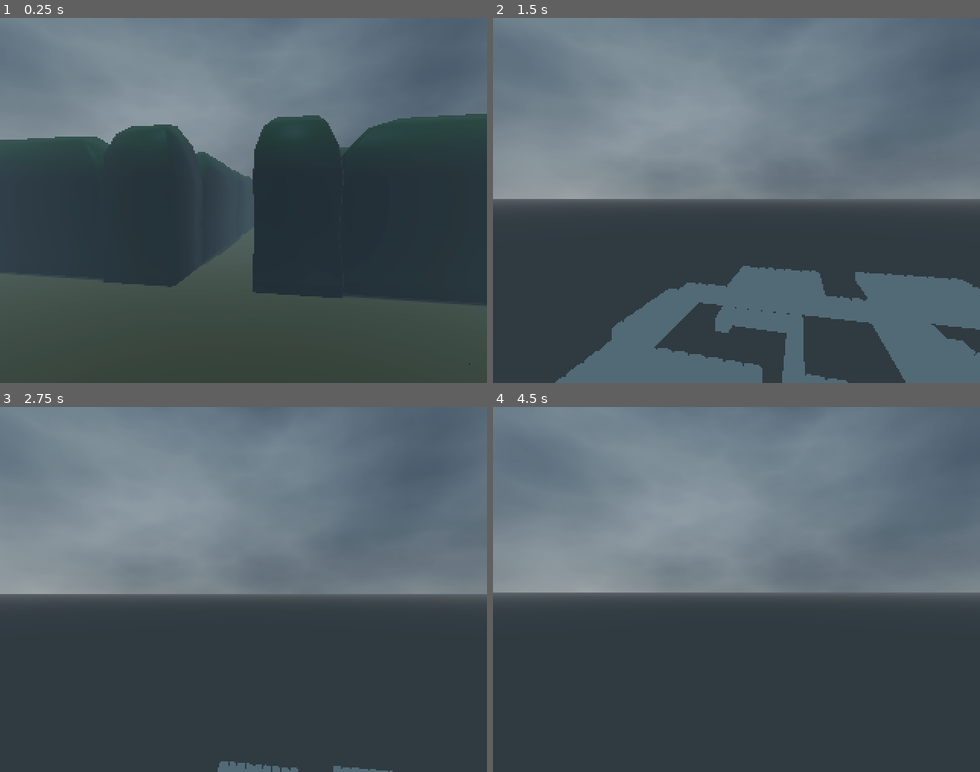
Above: before the commit, frames 1-4 (two rows, left to right).
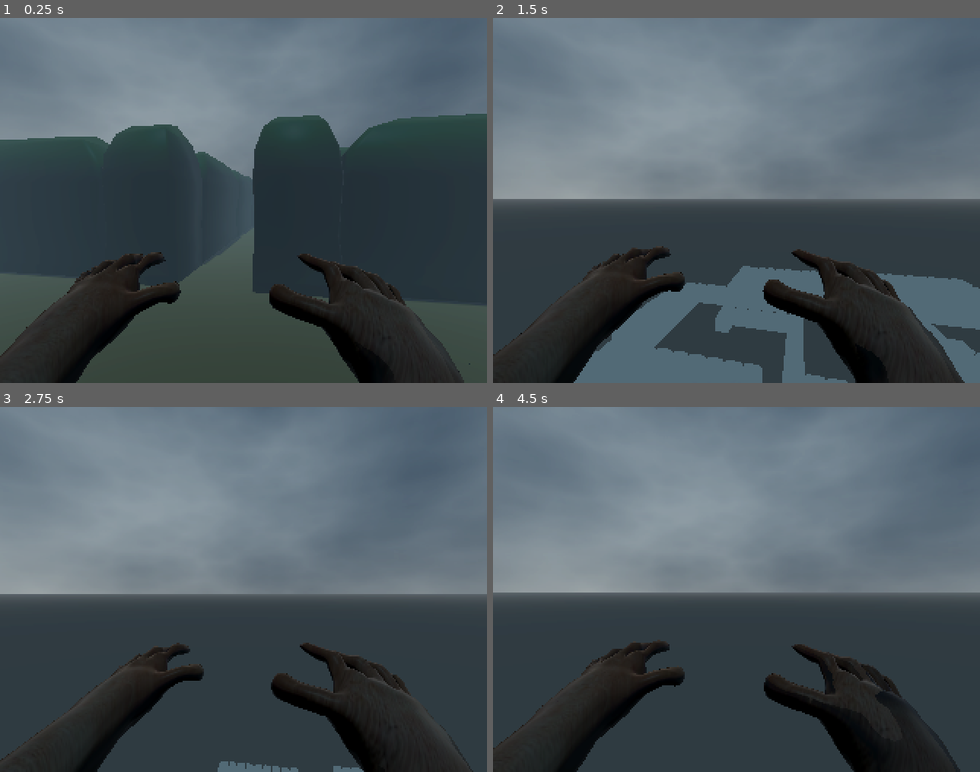
Above: after the commit, the same moments.

Repository: Pyrus-Ovn/Labyrint
Game: Godot game, scene res://Scenes/World.tscn
Two runs of this game, one before a commit and one after it. Both use one fixed random seed, a clock stepped at 60 frames per second and the inputs below.
Inputs (mouse positions are in pixels of both pictures, inside the frame that each line leads up to):
- Up to frame 1 (0.25 s): no input
- Up to frame 2 (1.5 s): move the mouse to (760, 200) at 0.52 s; hold E (Interact) 0.53-1.28 s; hold W (up) from 0.53 s (still down); click (760, 200) at 0.67 s; tap Space (jump) at 0.77 s; move the mouse to (712, 200) at 1.27 s; tap Ctrl (crouch) at 1.35 s; click (712, 200) at 1.42 s
- Up to frame 3 (2.75 s): keep holding W (up); tap Space (jump) at 1.52 s; move the mouse to (253, 582) at 2.02 s; hold Shift (sprint) from 2.03 s (still down); click (253, 582) at 2.17 s
- Up to frame 4 (4.5 s): keep holding W (up); move the mouse to (731, 596) at 2.77 s; release Shift (sprint) at 2.78 s; tap E (Interact) at 2.85 s; click (731, 596) at 2.92 s; tap Space (jump) at 3.02, 3.77 s; move the mouse to (775, 593) at 3.52 s; tap Ctrl (crouch) at 3.6 s; click (775, 593) at 3.67 s; move the mouse to (697, 585) at 4.27 s; tap Shift (sprint) at 4.35 s; click (697, 585) at 4.42 s

The runs differ from the first frame. In frame 1, 13% of the frame differs, in the area x 0-96%, y 64-100%; in frame 2, 13%, in the area x 0-97%, y 62-100%; in frame 3, 11%; in frame 4, 12%.

Commit message:
addedHands

Diff:
--- /dev/null
+++ b/Scenes/Player/left_hand.gd
@@ -0,0 +1,7 @@
+extends Node3D
+@onready var animation_player: AnimationPlayer = $left_hand_anim2/AnimationPlayer
+
+func play_grab():
+
+	animation_player.play("GRAB_hand")
+	animation_player.queue("IDLE_hand")
--- /dev/null
+++ b/Scenes/Player/left_hand.tscn
@@ -0,0 +1,20 @@
+[gd_scene load_steps=3 format=3 uid="uid://p7uftg6pda05"]
+
+[ext_resource type="Script" uid="uid://dvxtgeyc6fdwl" path="res://Scenes/Player/left_hand.gd" id="1_eh14e"]
+[ext_resource type="PackedScene" uid="uid://c34pd6whxay37" path="res://Assets/Geo/character/hands/left_hand_anim2.glb" id="3_uh6ws"]
+
+[node name="Left_Hand" type="Node3D"]
+script = ExtResource("1_eh14e")
+
+[node name="left_hand_anim2" parent="." instance=ExtResource("3_uh6ws")]
+
+[node name="geo_Vhånd_lukket" parent="left_hand_anim2/bone/geo_Vhånd_åben" index="0"]
+visible = false
+
+[node name="geo_Vhånd_åben" parent="left_hand_anim2/bone/Skeleton3D" index="0"]
+cast_shadow = 0
+
+[node name="AnimationPlayer" parent="left_hand_anim2" index="1"]
+autoplay = "IDLE_hand"
+
+[editable path="left_hand_anim2"]
--- /dev/null
+++ b/Scenes/Player/right_hand.tscn
@@ -0,0 +1,18 @@
+[gd_scene load_steps=2 format=3 uid="uid://dd8hu15op3nti"]
+
+[ext_resource type="PackedScene" uid="uid://b0um4eyx67afy" path="res://Assets/Geo/character/hands/right_hand_anim.glb" id="1_wnyb5"]
+
+[node name="Right_Hand" type="Node3D"]
+
+[node name="right_hand_anim" parent="." instance=ExtResource("1_wnyb5")]
+
+[node name="bone_001" parent="right_hand_anim" index="0"]
+transform = Transform3D(1, 0, 0, 0, 1, 0, 0, 0, 1, 0, 0, 0)
+
+[node name="geo_Hhånd_lukket" parent="right_hand_anim/bone_001/geo_Hhånd_åben" index="0"]
+visible = false
+
+[node name="AnimationPlayer" parent="right_hand_anim" index="1"]
+autoplay = "IDLE_hand"
+
+[editable path="right_hand_anim"]
--- a/Scenes/player.tscn
+++ b/Scenes/player.tscn
@@ -1,8 +1,8 @@
 [gd_scene load_steps=6 format=3 uid="uid://de75r7nowaybb"]
 
 [ext_resource type="Script" uid="uid://82nbde26me3j" path="res://Scripts/player.gd" id="1_sqbf5"]
-[ext_resource type="PackedScene" uid="uid://ba7s46eweq386" path="res://Scenes/Torch.tscn" id="2_cvnsp"]
-[ext_resource type="AudioStream" uid="uid://bfua4aso6aqnr" path="res://Audio/Fire Crackling.wav" id="3_6t5aa"]
+[ext_resource type="PackedScene" uid="uid://dd8hu15op3nti" path="res://Scenes/Player/right_hand.tscn" id="2_6t5aa"]
+[ext_resource type="PackedScene" uid="uid://p7uftg6pda05" path="res://Scenes/Player/left_hand.tscn" id="3_vgqql"]
 
 [sub_resource type="CapsuleMesh" id="CapsuleMesh_60x0a"]
 
@@ -26,18 +26,6 @@
 
 [node name="Camera3D" type="Camera3D" parent="Head"]
 
-[node name="Hand" type="Node3D" parent="Head"]
-transform = Transform3D(0.978811, 0, -0.204769, 0, 1, 0, 0.204769, 0, 0.978811, -0.123699, -0.526899, -0.128014)
-
-[node name="Torch" parent="Head/Hand" instance=ExtResource("2_cvnsp")]
-transform = Transform3D(1, 0, 0, 0, 1, 0, 0, 0, 1, 0.104878, 0.301697, -0.220826)
-visible = false
-
-[node name="AudioStreamPlayer3D" type="AudioStreamPlayer3D" parent="Head/Hand/Torch"]
-stream = ExtResource("3_6t5aa")
-volume_db = -12.0
-autoplay = true
-
 [node name="RayCast3D" type="RayCast3D" parent="Head"]
 transform = Transform3D(1.96496, -0.0988309, 0.179691, 0.350654, -0.163564, -0.981108, 0.126355, 1.99085, -0.0716854, 0, 0, 0)
 collision_mask = 2
@@ -45,3 +33,9 @@
 collide_with_bodies = false
 debug_shape_custom_color = Color(1, 0, 0, 1)
 debug_shape_thickness = 4
+
+[node name="Right_Hand" parent="Head" instance=ExtResource("2_6t5aa")]
+transform = Transform3D(0.0100656, 0.0647186, 0.271371, 0.0723063, 0.201086, -0.0799441, -0.176502, 0.0860693, -0.0172754, 0.337378, -0.547648, -0.158015)
+
+[node name="Left_Hand" parent="Head" instance=ExtResource("3_vgqql")]
+transform = Transform3D(-0.0092033, -0.0535977, 0.235909, 0.0506411, 0.238447, 0.0526074, -0.248749, 0.0505258, 0.00198216, -0.405382, -0.478796, 0.00696655)
--- a/Scripts/player.gd
+++ b/Scripts/player.gd
@@ -1,4 +1,5 @@
 extends CharacterBody3D
+@onready var left_hand: Node3D = $Head/Left_Hand
 
 var current_interactable = null
 var speed
@@ -44,20 +45,21 @@
 	if event.is_action_pressed("Interact") and current_interactable:
 		current_interactable.interact()
 	if event is InputEventMouseButton and event.pressed and event.button_index == MOUSE_BUTTON_LEFT:
-		var camera = $Head/Camera3D
-		var from = camera.project_ray_origin(event.position)
-		var to = from + camera.project_ray_normal(event.position) * 5.0  # Reduced range for more precise placement
+		left_hand.play_grab()
+			#'var camera = $Head/Camera3D
+			#var from = camera.project_ray_origin(event.position)
+			#var to = from + camera.project_ray_normal(event.position) * 5.0  # Reduced range for more precise placement
 
-		var space_state = get_world_3d().direct_space_state
-		var query = PhysicsRayQueryParameters3D.create(from, to)
-		query.collide_with_areas = true
-		query.collide_with_bodies = true
-		query.collision_mask = 0b1
+			#var space_state = get_world_3d().direct_space_state
+			#var query = PhysicsRayQueryParameters3D.create(from, to)
+			#query.collide_with_areas = true
+			#query.collide_with_bodies = true
+			#query.collision_mask = 0b1
 
-		var result = space_state.intersect_ray(query)
+			#var result = space_state.intersect_ray(query)
 
-		if result and result.has("position") and result.has("normal"):
-			GraffitiSpawner.spawn_graffiti_at(result.position, result.normal)
+			#if result and result.has("position") and result.has("normal"):
+			#	GraffitiSpawner.spawn_graffiti_at(result.position, result.normal)
 
 
 func _physics_process(delta):
Binary file added: Assets/Geo/character/hands/anim_grab.glb
Not shown, added: Assets/Geo/character/hands/anim_grab.glb.import
Binary file added: Assets/Geo/character/hands/geo_Hhånd_lukket.glb
Not shown, added: Assets/Geo/character/hands/geo_Hhånd_lukket.glb.import
Binary file added: Assets/Geo/character/hands/geo_Hhånd_lukket_hudtekstur.jpg
Not shown, added: Assets/Geo/character/hands/geo_Hhånd_lukket_hudtekstur.jpg.import
Binary file added: Assets/Geo/character/hands/geo_Hhånd_åben.glb
Not shown, added: Assets/Geo/character/hands/geo_Hhånd_åben.glb.import
Binary file added: Assets/Geo/character/hands/geo_Hhånd_åben_hudtekstur.jpg
Not shown, added: Assets/Geo/character/hands/geo_Hhånd_åben_hudtekstur.jpg.import
Binary file added: Assets/Geo/character/hands/geo_Vhånd_lukket.glb
Not shown, added: Assets/Geo/character/hands/geo_Vhånd_lukket.glb.import
(and 15 more such lines)
